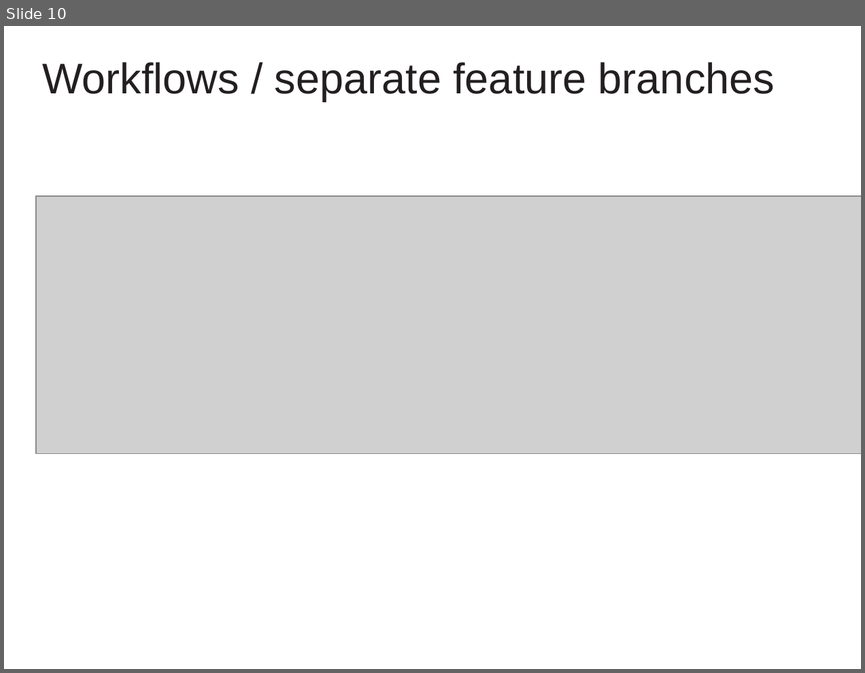
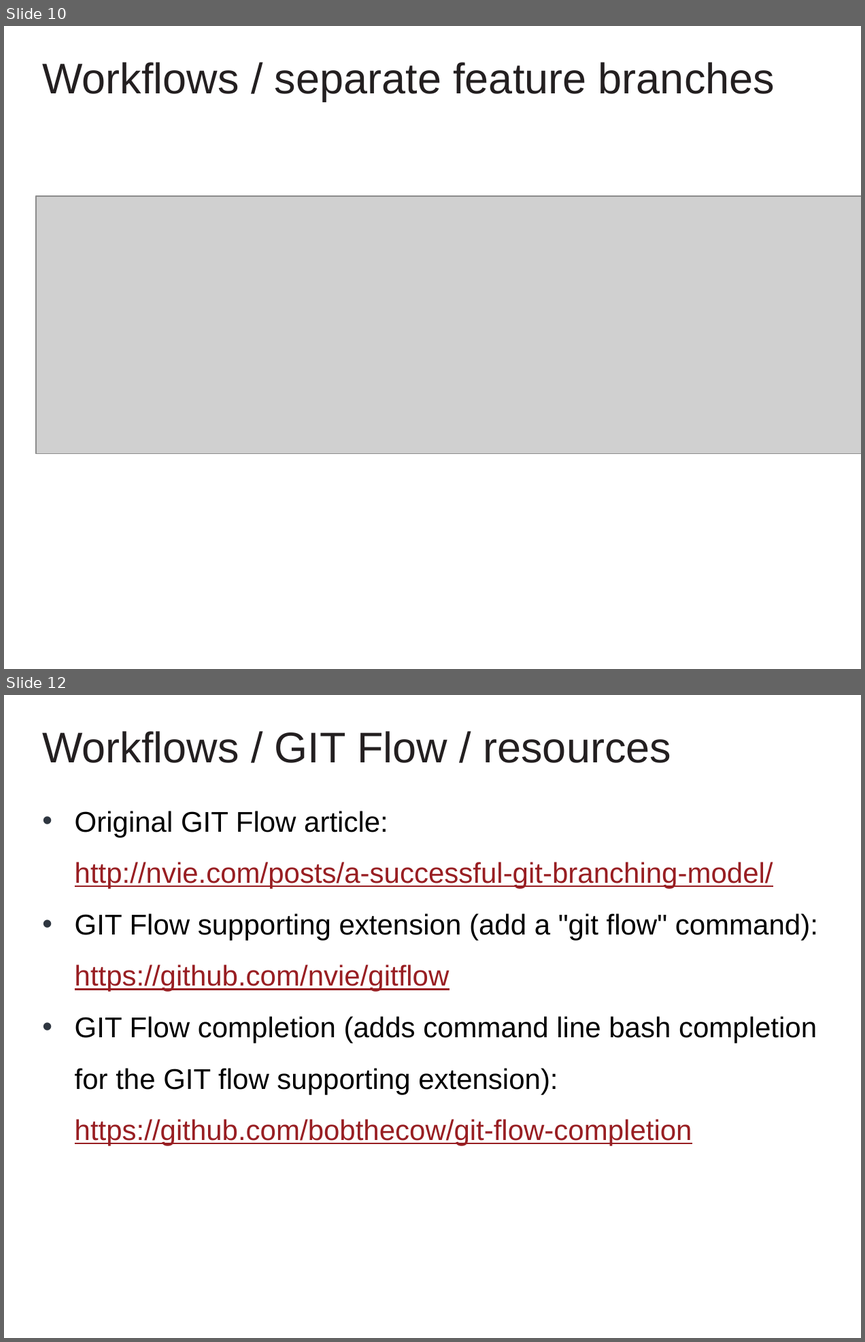
Before and after one commit to cvmocanu/git-presentation, a slide deck: GIT Presentation.pptx. Shown one above the other, each under a label of ours: slide 10 before the commit, slides 10 and 12 after it; the slides between them are not shown. The pictures are 865x673 and 865x1342 pixels, drawn with LibreOffice and Linux fonts; fonts in the diff are those of the drawing; grey boxes stand for pictures; background and template pictures are left out. Boxes give left, top, right and bottom in pixels: in the first picture for what was removed or moved away, otherwise in the second. Text is boxed around its words. In the diff, an @@ line names an element or a change of style, - is before the commit and + after.

```diff
--- a/GIT Presentation.pptx
+++ b/GIT Presentation.pptx
@@ slide 12 added at [4, 695, 861, 1338], background #FFFFFF @@
@@ text added at [42, 731, 671, 763], 36 pt, text #231F20 @@
+Workflows / GIT Flow / resources
@@ text added at [75, 811, 818, 1146], 24 pt, text #000000 @@
+• Original GIT Flow article:
+  http://nvie.com/posts/a-successful-git-branching-model/
+• GIT Flow supporting extension (add a "git flow" command):
+  https://github.com/nvie/gitflow
+• GIT Flow completion (adds command line bash completion for the GIT flow supporting extension):
+  https://github.com/bobthecow/git-flow-completion
```
Also in this commit, not shown: 1 slide changed, 3 other slides added, 2 other files.
